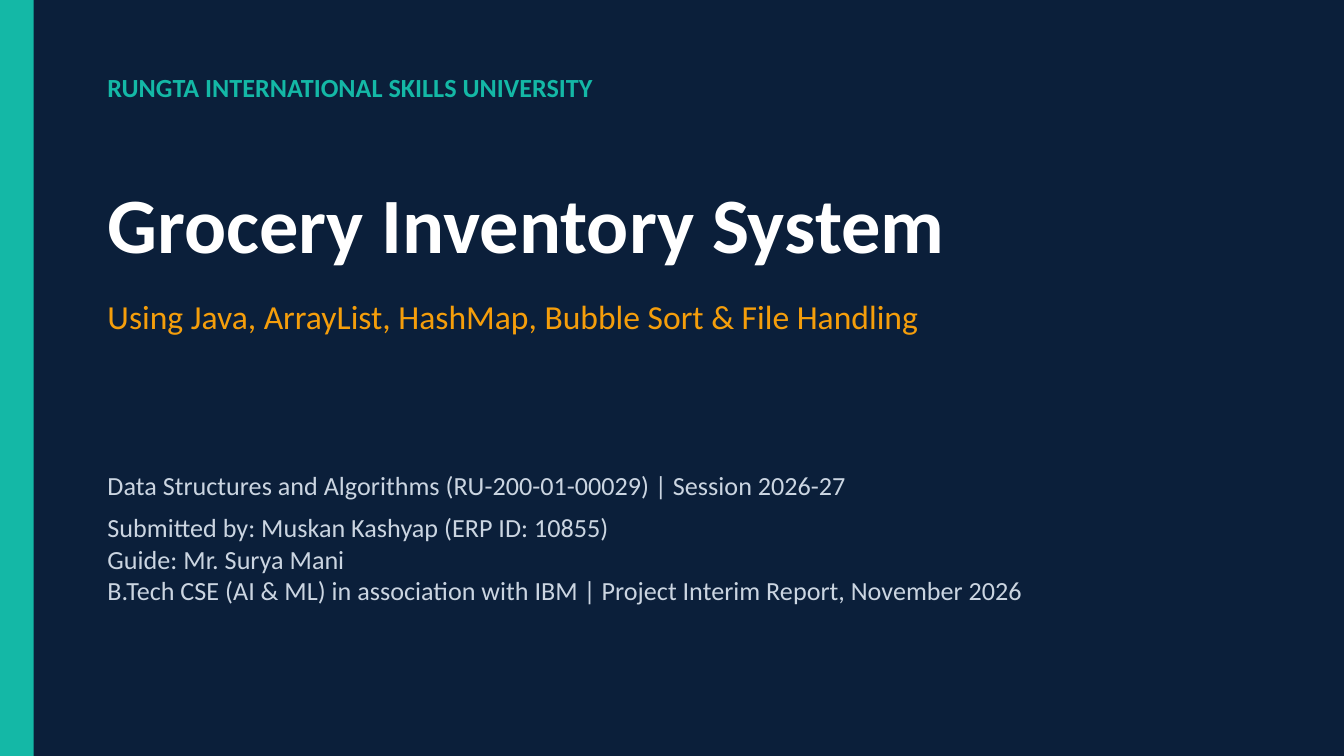
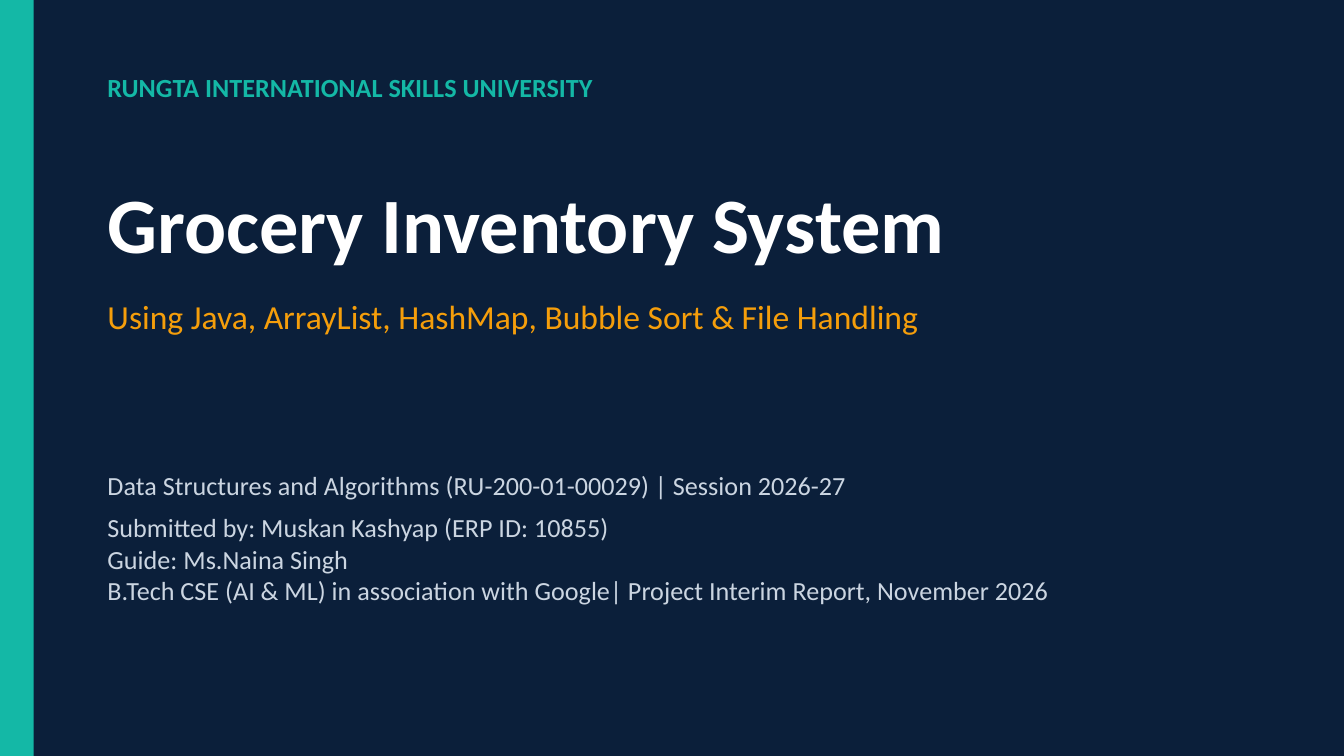
Before and after one commit to muskankashyap-spice/Grocery_inventory_System, a slide deck: slide 1 of Grocery_Inventory_System_Muskan_Kashyap.pptx. Drawn at 1344x756 pixels with LibreOffice and Linux fonts; fonts in the diff are those of the drawing. Boxes give left, top, right and bottom in pixels: in the first picture for what was removed or moved away, otherwise in the second. Text is boxed around its words. In the diff, an @@ line names an element or a change of style, - is before the commit and + after.

```diff
--- a/Grocery_Inventory_System_Muskan_Kashyap.pptx
+++ b/Grocery_Inventory_System_Muskan_Kashyap.pptx
@@ text at box(107, 551, 1048, 605): text changed @@
-Guide: Mr. Surya Mani
-B.Tech CSE (AI & ML) in association with IBM | Project Interim Report, November 2026
+Guide: Ms.Naina Singh
+B.Tech CSE (AI & ML) in association with Google| Project Interim Report, November 2026
```
Also in this commit, not shown: 3 other slides changed.
